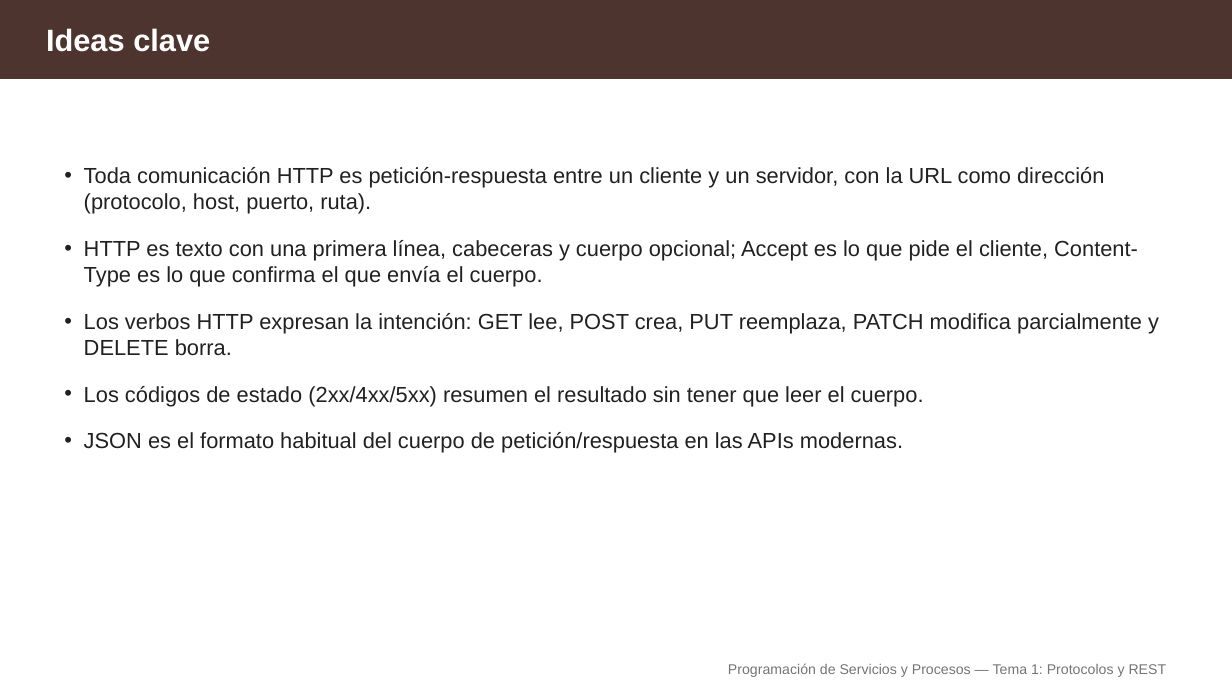
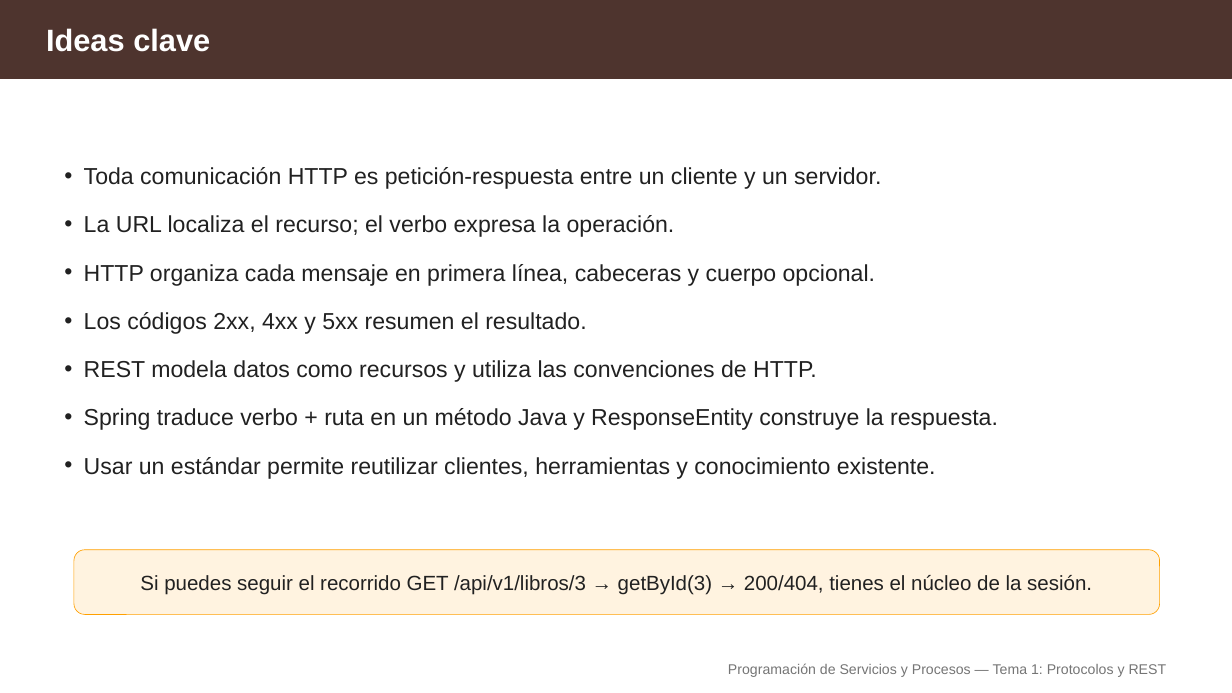
Before and after one commit to aitorventura/programacion-servicios-procesos, a slide deck: slide 20 of docs/tema1/diapositivas/protocolos-y-rest.pptx (slide 37 before the commit). Drawn at 1232x693 pixels with LibreOffice and Linux fonts; fonts in the diff are those of the drawing. Boxes give left, top, right and bottom in pixels: in the first picture for what was removed or moved away, otherwise in the second. Text is boxed around its words. In the diff, an @@ line names an element or a change of style, - is before the commit and + after.

Commit message:
diapositivas protocolos y rest

```diff
--- a/docs/tema1/diapositivas/protocolos-y-rest.pptx
+++ b/docs/tema1/diapositivas/protocolos-y-rest.pptx
@@ text at bbox=[84, 167, 998, 479]: text changed; size 17 to 18 pt @@
-• Toda comunicación HTTP es petición-respuesta entre un cliente y un servidor, con la URL como dirección (protocolo, host, puerto, ruta).
-• HTTP es texto con una primera línea, cabeceras y cuerpo opcional; Accept es lo que pide el cliente, Content-Type es lo que confirma el que envía el cuerpo.
-• Los verbos HTTP expresan la intención: GET lee, POST crea, PUT reemplaza, PATCH modifica parcialmente y DELETE borra.
-• Los códigos de estado (2xx/4xx/5xx) resumen el resultado sin tener que leer el cuerpo.
-• JSON es el formato habitual del cuerpo de petición/respuesta en las APIs modernas.
+• Toda comunicación HTTP es petición-respuesta entre un cliente y un servidor.
+• La URL localiza el recurso; el verbo expresa la operación.
+• HTTP organiza cada mensaje en primera línea, cabeceras y cuerpo opcional.
+• Los códigos 2xx, 4xx y 5xx resumen el resultado.
+• REST modela datos como recursos y utiliza las convenciones de HTTP.
+• Spring traduce verbo + ruta en un método Java y ResponseEntity construye la respuesta.
+• Usar un estándar permite reutilizar clientes, herramientas y conocimiento existente.
@@ rounded rectangle added at bbox=[74, 550, 1160, 615], fill #FFF3E0, outline #FFA000 0.5 pt @@
@@ text added at bbox=[140, 575, 1092, 595], 16 pt, text #212121 @@
+Si puedes seguir el recorrido GET /api/v1/libros/3 → getById(3) → 200/404, tienes el núcleo de la sesión.
```
Also in this commit, not shown: 15 other slides changed, 1 slide added, 19 slides removed, 1 other file.
